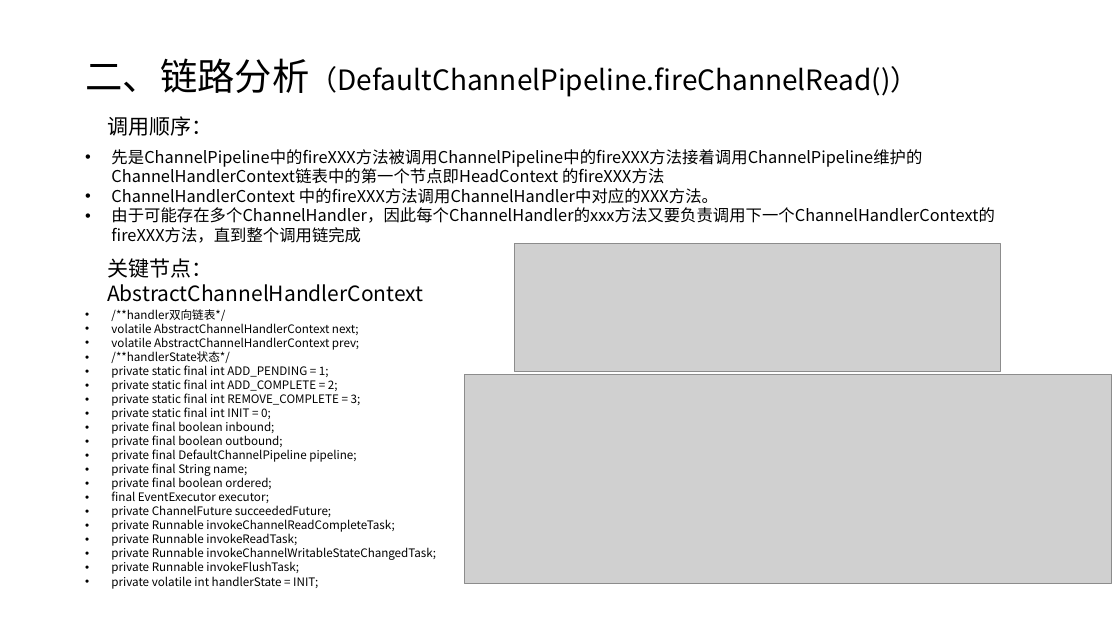
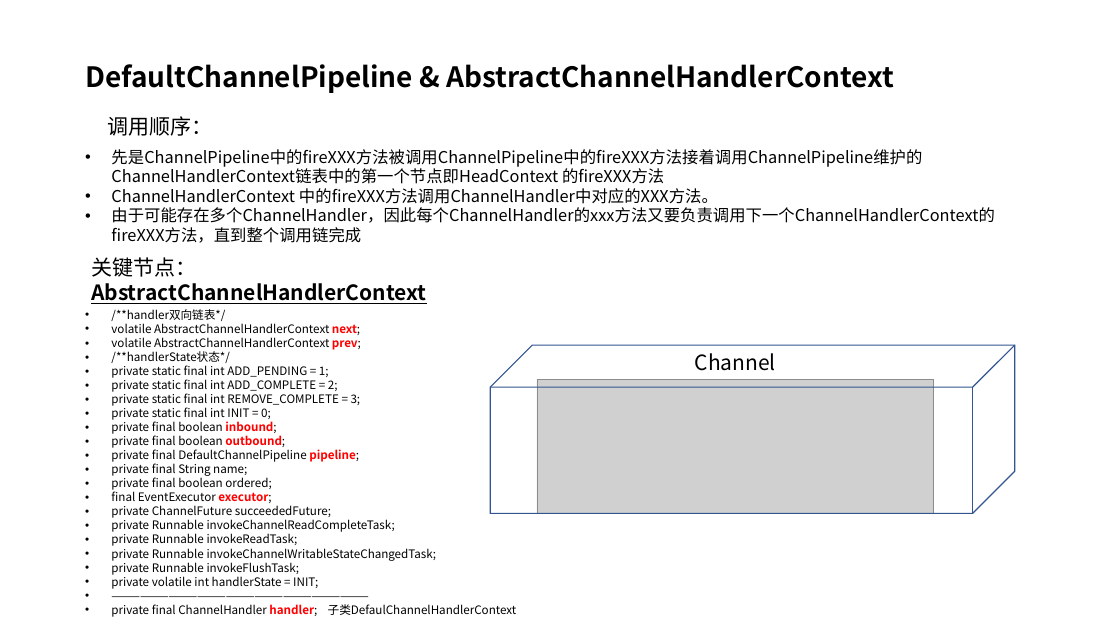
Before and after one commit to taomee517/netty-notes, a slide deck: slide 18 of Netty分享.pptx (slide 8 before the commit). Drawn at 1120x630 pixels with LibreOffice and Linux fonts; fonts in the diff are those of the drawing; grey boxes stand for pictures. Boxes give left, top, right and bottom in pixels: in the first picture for what was removed or moved away, otherwise in the second. Text is boxed around its words. In the diff, an @@ line names an element or a change of style, - is before the commit and + after.

```diff
--- a/Netty分享.pptx
+++ b/Netty分享.pptx
@@ title at [85, 64, 894, 93]: text changed; bold on @@
-二、链路分析（DefaultChannelPipeline.fireChannelRead()）
+DefaultChannelPipeline & AbstractChannelHandlerContext
@@ text "关键节点：AbstractChannelHandlerContext": place and size @@
-text "关键节点：AbstractChannelHandlerContext" at [107, 258, 423, 302]
+text "关键节点：AbstractChannelHandlerContext" at [91, 257, 426, 304]
@@ text "关键节点：AbstractChannelHandlerContext" at [91, 257, 426, 304]: bold on, underline on in "关键节点：AbstractChannelHandlerContext" @@
@@ text at [111, 323, 361, 503]: text colour #000000 to #FF0000, bold on in "next;", "prev;", "inbound;", "outbound;" and 2 more places @@
@@ cube added at [491, 345, 1015, 513], outline #325491 1 pt @@
@@ text added at [695, 353, 776, 371], 18 pt, text #000000 @@
+Channel
@@ picture removed at [465, 375, 1112, 584] @@
@@ picture: place and size @@
-picture at [514, 243, 1001, 371]
+picture at [537, 379, 934, 513]
@@ text at [111, 604, 517, 617]: paragraphs added @@
+• ———————————————————————————
+• private final ChannelHandler handler; 子类DefaulChannelHandlerContext
```
Also in this commit, not shown: 5 other slides changed, 35 slides added, 6 slides removed.
